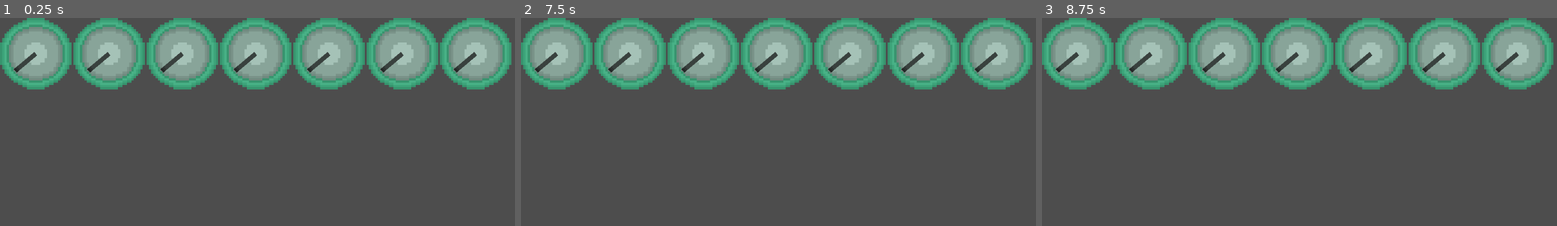
Above: before the commit, frames 1-3 (left to right).
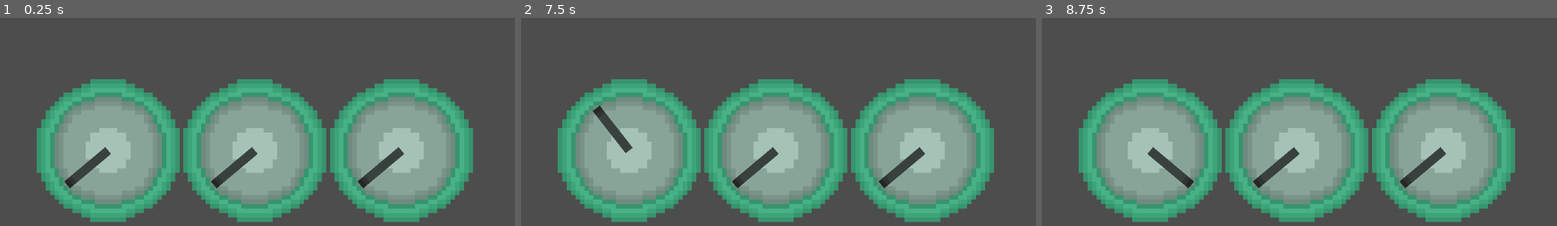
Above: after the commit, the same moments.

Repository: fkeyzuwu/fkeyzKnob
Game: Godot game, scene res://control.tscn
Same seed, same stepped clock (60 frames per second), same inputs: the game is played once before the commit and once after it.
Inputs (mouse positions are in pixels of both pictures, inside the frame that each line leads up to):
- Up to frame 1 (0.25 s): no input
- Up to frame 2 (7.5 s): tap Enter at 0.5, 2, 3.5 s; drag from (557, 53) to (701, 53) at 0.52 s; tap Space at 1.25, 2.75, 4.25 s; drag from (629, 53) to (778, 53) at 1.27 s; move the mouse to (701, 53) at 2.02 s; click (701, 53) at 2.17 s; drag from (778, 53) to (629, 53) at 2.77 s; drag from (850, 53) to (701, 53) at 3.52 s; drag from (922, 53) to (701, 53) at 4.27 s; move the mouse to (994, 53) at 5.02 s; click (994, 53) at 5.17 s; drag from (701, 90) to (850, 53) at 5.77 s; move the mouse to (891, 149) at 6.52 s; click (891, 149) at 6.67 s; drag from (675, 176) to (850, 53) at 7.27 s
- Up to frame 3 (8.75 s): move the mouse to (1351, 99) at 8.02 s; click (1351, 99) at 8.17 s

The runs differ from the first frame. In frame 1, 68% of the frame differs, in the area x 0-100%, y 0-99%; in frame 2, 68%; in frame 3, 68%.

Commit message:
remove unnessacry sprites

Diff:
--- a/control.tscn
+++ b/control.tscn
@@ -13,12 +13,18 @@
 
 [node name="HBoxContainer" type="HBoxContainer" parent="."]
 layout_mode = 1
-anchors_preset = 15
+anchors_preset = 14
+anchor_top = 0.5
 anchor_right = 1.0
-anchor_bottom = 1.0
+anchor_bottom = 0.5
+offset_top = -187.0
+offset_right = -581.0
+offset_bottom = 27.0
 grow_horizontal = 2
 grow_vertical = 2
+scale = Vector2(2, 2)
 mouse_filter = 2
+alignment = 1
 
 [node name="Knob" parent="HBoxContainer" instance=ExtResource("1_sc55d")]
 layout_mode = 2
@@ -28,15 +34,3 @@
 
 [node name="Knob3" parent="HBoxContainer" instance=ExtResource("1_sc55d")]
 layout_mode = 2
-
-[node name="Knob4" parent="HBoxContainer" instance=ExtResource("1_sc55d")]
-layout_mode = 2
-
-[node name="Knob5" parent="HBoxContainer" instance=ExtResource("1_sc55d")]
-layout_mode = 2
-
-[node name="Knob6" parent="HBoxContainer" instance=ExtResource("1_sc55d")]
-layout_mode = 2
-
-[node name="Knob7" parent="HBoxContainer" instance=ExtResource("1_sc55d")]
-layout_mode = 2
Binary file removed: addons/fkeyz_knob/sprites/knob.png
Not shown, removed: addons/fkeyz_knob/sprites/knob.png.import
Binary file removed: addons/fkeyz_knob/sprites/outline.png
Not shown, removed: addons/fkeyz_knob/sprites/outline.png.import
